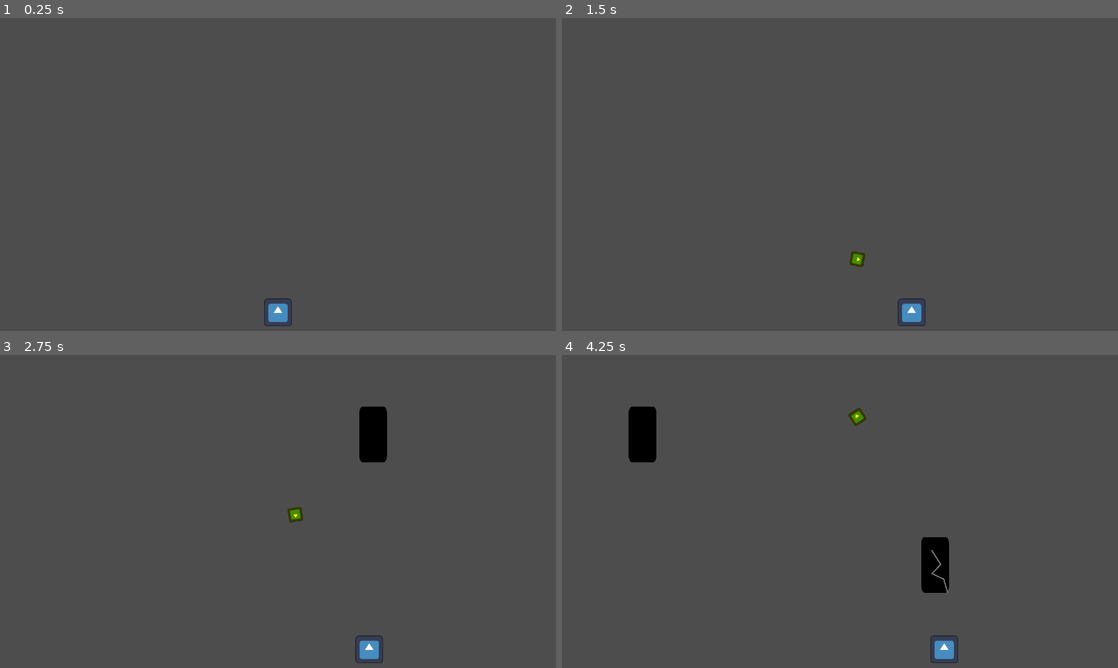
Above: before the commit, frames 1-4 (two rows, left to right).
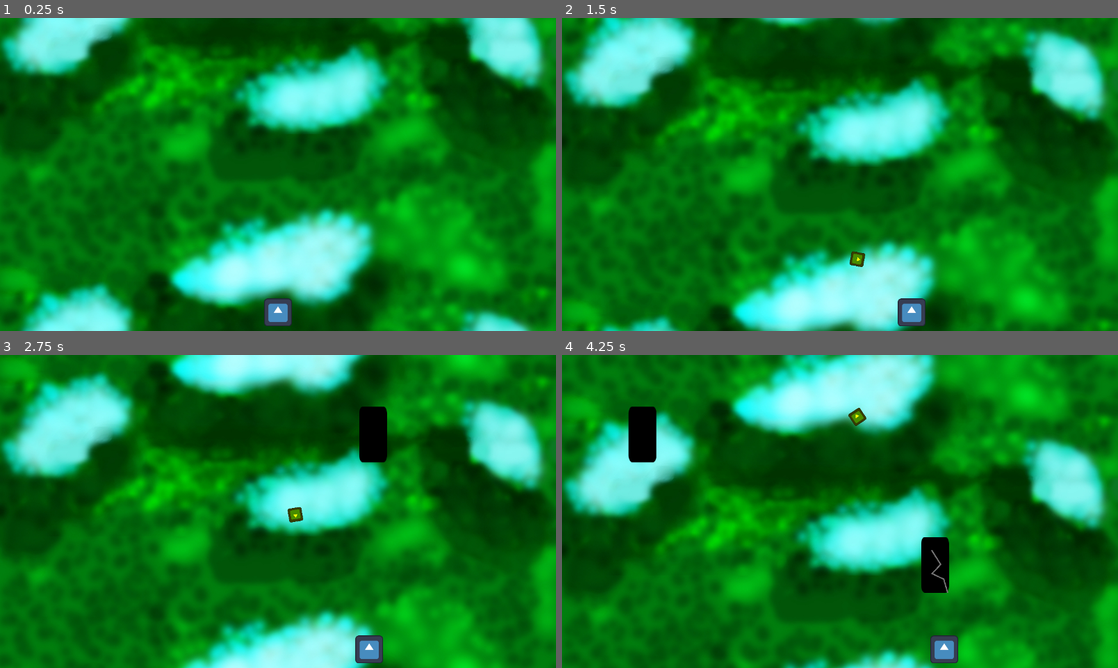
Above: after the commit, the same moments.

Repository: Gwynennen/Godot-4-endless-runner
Game: Godot game, scene res://main.tscn
Same seed, same stepped clock (60 frames per second), same inputs: the game is played once before the commit and once after it. The engine's default icon, where the game draws it, is replaced by a stand-in: a white triangle on a blue panel in a dark square.
Inputs (mouse positions are in pixels of both pictures, inside the frame that each line leads up to):
- Up to frame 1 (0.25 s): no input
- Up to frame 2 (1.5 s): move the mouse to (962, 158) at 0.52 s; hold Right (ui_right) 0.53-1.28 s; click (962, 158) at 0.67 s; move the mouse to (728, 190) at 1.27 s; hold Left (ui_left) from 1.28 s (still down)
- Up to frame 3 (2.75 s): move the mouse to (333, 442) at 2.02 s; release Left (ui_left) at 2.03 s; hold Right (ui_right) from 2.03 s (still down)
- Up to frame 4 (4.25 s): move the mouse to (812, 574) at 2.77 s; click (812, 574) at 2.92 s; move the mouse to (1006, 558) at 3.52 s; release Right (ui_right) at 3.53 s; hold Left (ui_left) from 3.53 s (still down)

The runs differ from the first frame. In frame 1, 100% of the frame differs, in the area x 0-100%, y 0-100%; in frame 2, 99%; in frame 3, 99%; in frame 4, 98%.

Commit message:
Add files via upload

Diff:
--- /dev/null
+++ b/GodotEndlessRunner/background/background.gd
@@ -0,0 +1,10 @@
+extends ParallaxBackground
+
+@export var layer1 : ParallaxLayer
+var motionSpeed := 1
+
+
+func _physics_process(delta: float) -> void:
+	layer1.motion_offset.y += motionSpeed
+	if layer1.motion_offset.y == 720:
+		layer1.motion_offset.y = 0
--- a/GodotEndlessRunner/main.gd
+++ b/GodotEndlessRunner/main.gd
@@ -5,7 +5,7 @@
 @export var FolderObstacles : Node
 var Player : CharacterBody2D
 var obstacleGenerator := Timer.new()
-var generateInterval := 1.5
+var obstacleGenerateInterval := 1.5
 
 func _ready() -> void:
 	Globals.playerCollided.connect(func() -> void: UI.show_label())
@@ -23,7 +23,7 @@
 	FolderAttacks.add_child(projectile)
 
 func start_obstacles() -> void:
-	obstacleGenerator.wait_time = generateInterval
+	obstacleGenerator.wait_time = obstacleGenerateInterval
 	obstacleGenerator.timeout.connect(func() -> void:
 		var obstacles := Preloads.OBSTACLE.instantiate()
 		obstacles.position = Vector2(get_viewport_rect().size.x*randf_range(0,1), -obstacles.sprite.get_rect().size.y/2)
--- a/GodotEndlessRunner/main.tscn
+++ b/GodotEndlessRunner/main.tscn
@@ -1,7 +1,9 @@
-[gd_scene load_steps=3 format=3 uid="uid://ct44o3pnjcty6"]
+[gd_scene load_steps=5 format=3 uid="uid://ct44o3pnjcty6"]
 
 [ext_resource type="Script" path="res://main.gd" id="1_7xcal"]
 [ext_resource type="Script" path="res://ui/ui.gd" id="2_bkpkt"]
+[ext_resource type="Texture2D" uid="uid://t0hr3jon63fy" path="res://background/background.jpg" id="3_nx2wy"]
+[ext_resource type="Script" path="res://background/background.gd" id="3_t6bji"]
 
 [node name="Main" type="Node2D" node_paths=PackedStringArray("UI", "FolderAttacks", "FolderObstacles")]
 script = ExtResource("1_7xcal")
@@ -32,3 +34,14 @@
 [node name="Attacks" type="Node" parent="."]
 
 [node name="Obstacles" type="Node" parent="."]
+
+[node name="Background" type="ParallaxBackground" parent="." node_paths=PackedStringArray("layer1")]
+script = ExtResource("3_t6bji")
+layer1 = NodePath("ParallaxLayer")
+
+[node name="ParallaxLayer" type="ParallaxLayer" parent="Background"]
+motion_mirroring = Vector2(0, 720)
+
+[node name="Sprite2D" type="Sprite2D" parent="Background/ParallaxLayer"]
+texture = ExtResource("3_nx2wy")
+centered = false
Binary file added: GodotEndlessRunner/background/background.jpg
Not shown, added: GodotEndlessRunner/background/background.jpg.import
Not shown, added: GodotEndlessRunner/background/background.jpg~
